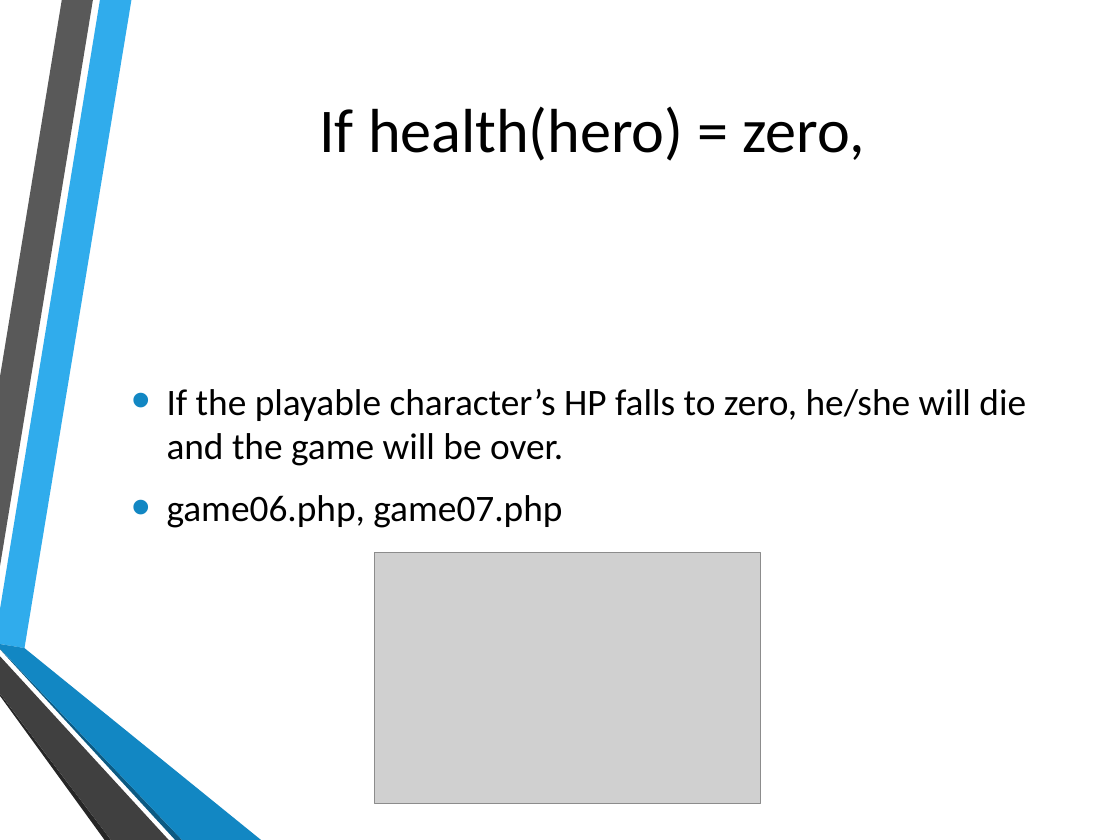
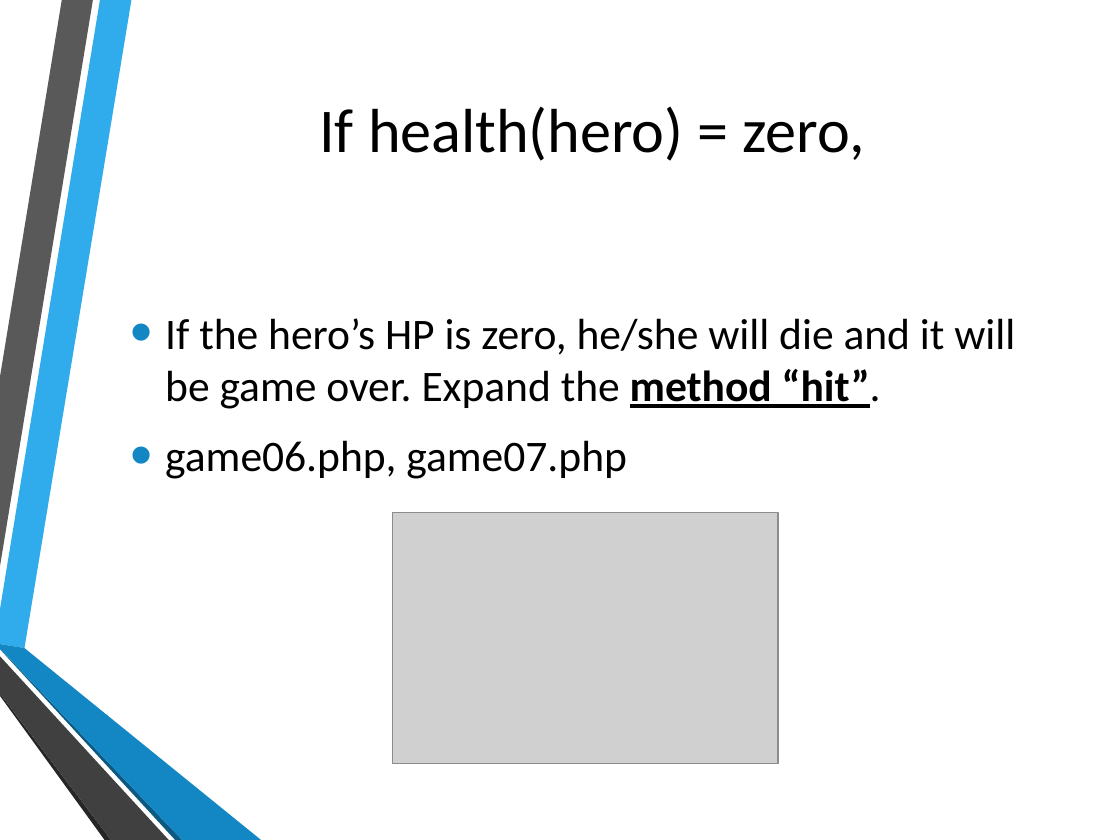
Before and after one commit to hatted/fevaworks-php, a slide deck: slide 7 of php-fw7/lesson7b-game.pptx (slide 6 before the commit). Drawn at 1120x840 pixels with LibreOffice and Linux fonts; fonts in the diff are those of the drawing; grey boxes stand for pictures; background and template pictures are left out. Boxes give left, top, right and bottom in pixels: in the first picture for what was removed or moved away, otherwise in the second. Text is boxed around its words. In the diff, an @@ line names an element or a change of style, - is before the commit and + after.

```diff
--- a/php-fw7/lesson7b-game.pptx
+++ b/php-fw7/lesson7b-game.pptx
@@ text "If the hero’s HP is ...": place and size @@
-text "If the hero’s HP is ..." at (167, 389, 1026, 528)
+text "If the hero’s HP is ..." at (165, 318, 1015, 479)
@@ text at (165, 318, 1015, 409): text changed; size 24 to 28 pt @@
-• If the playable character’s HP falls to zero, he/she will die and the game will be over.
+• If the hero’s HP is zero, he/she will die and it will be game over. Expand the method “hit”.
@@ text at (165, 440, 627, 479): size 24 to 28 pt in "game06.php, game07.php" @@
@@ picture: place and size @@
-picture at (375, 552, 760, 804)
+picture at (392, 512, 777, 764)
```
Also in this commit, not shown: 2 other slides changed, 7 slides added, 3 slides removed, 6 other files.
